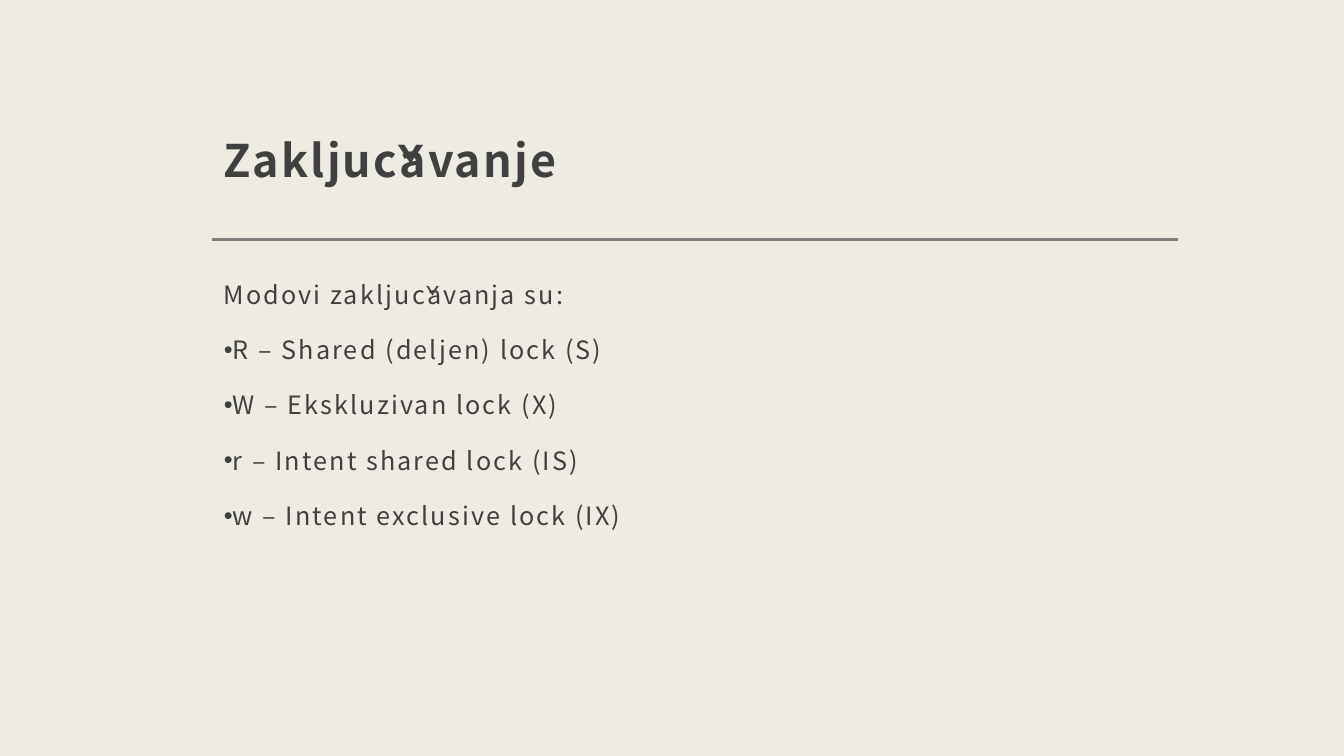
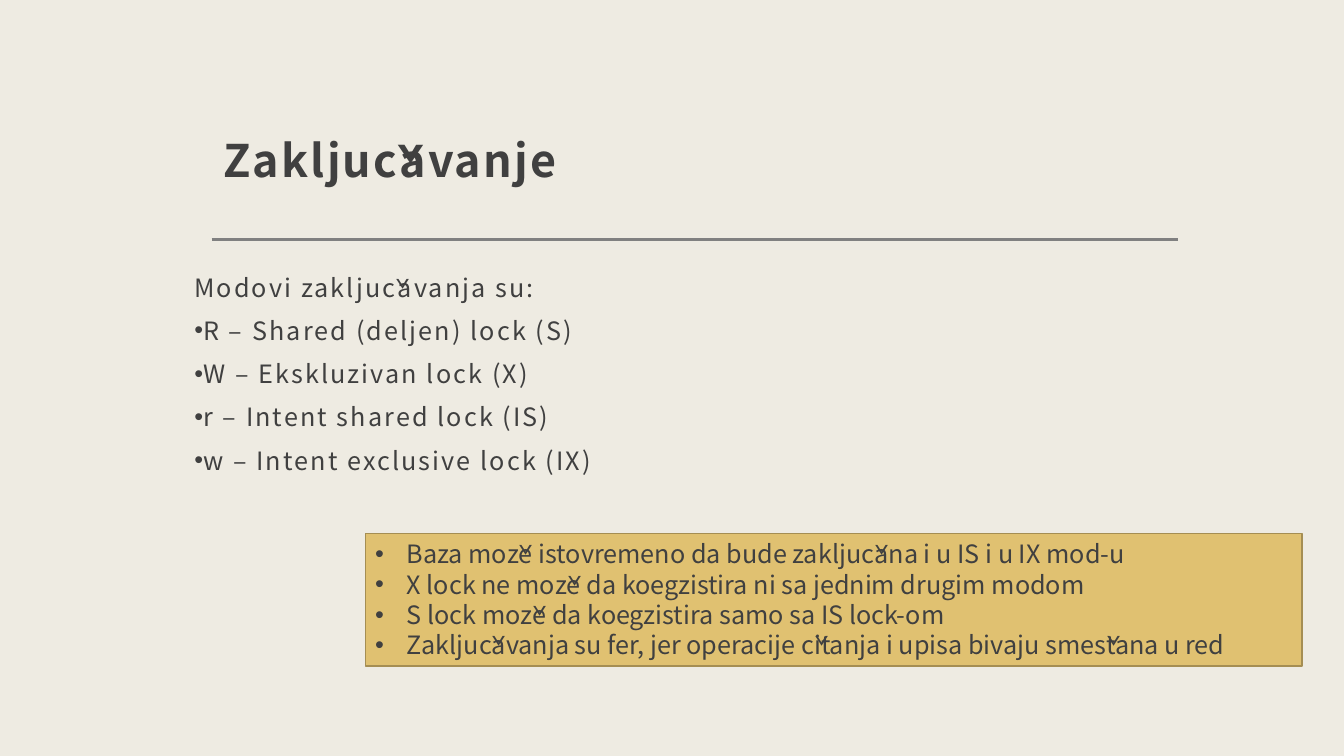
Before and after one commit to FruFruJ/sistemizaupravljanjebazamapodataka2, a slide deck: slide 17 of Obrada transakcija, planovi izvršavanja transakcija, izolacija i zaključavanje pp.pptx (slide 15 before the commit). Drawn at 1344x756 pixels with LibreOffice and Linux fonts; fonts in the diff are those of the drawing. Boxes give left, top, right and bottom in pixels: in the first picture for what was removed or moved away, otherwise in the second. Text is boxed around its words. In the diff, an @@ line names an element or a change of style, - is before the commit and + after.

```diff
--- a/Obrada transakcija, planovi izvršavanja transakcija, izolacija i zaključavanje pp.pptx
+++ b/Obrada transakcija, planovi izvršavanja transakcija, izolacija i zaključavanje pp.pptx
@@ text "Modovi zaključavanja su:": place and size @@
-text "Modovi zaključavanja su:" at (224,284,620,530)
+text "Modovi zaključavanja su:" at (194,277,591,475)
@@ text "Modovi zaključavanja su:" at (194,277,591,475): line spacing 1.4 to 1 @@
@@ rectangle added at (365,534,1302,666), fill #E0C171, outline #A68F54 1 pt, 18 pt, text #404040 @@
+• Baza može istovremeno da bude zaključana i u IS i u IX mod-u
+• X lock ne može da koegzistira ni sa jednim drugim modom
+• S lock može da koegzistira samo sa IS lock-om
+• Zaključavanja su fer, jer operacije čitanja i upisa bivaju smeštana u red
```
Also in this commit, not shown: 5 other slides changed, 3 slides added, 1 other file.
